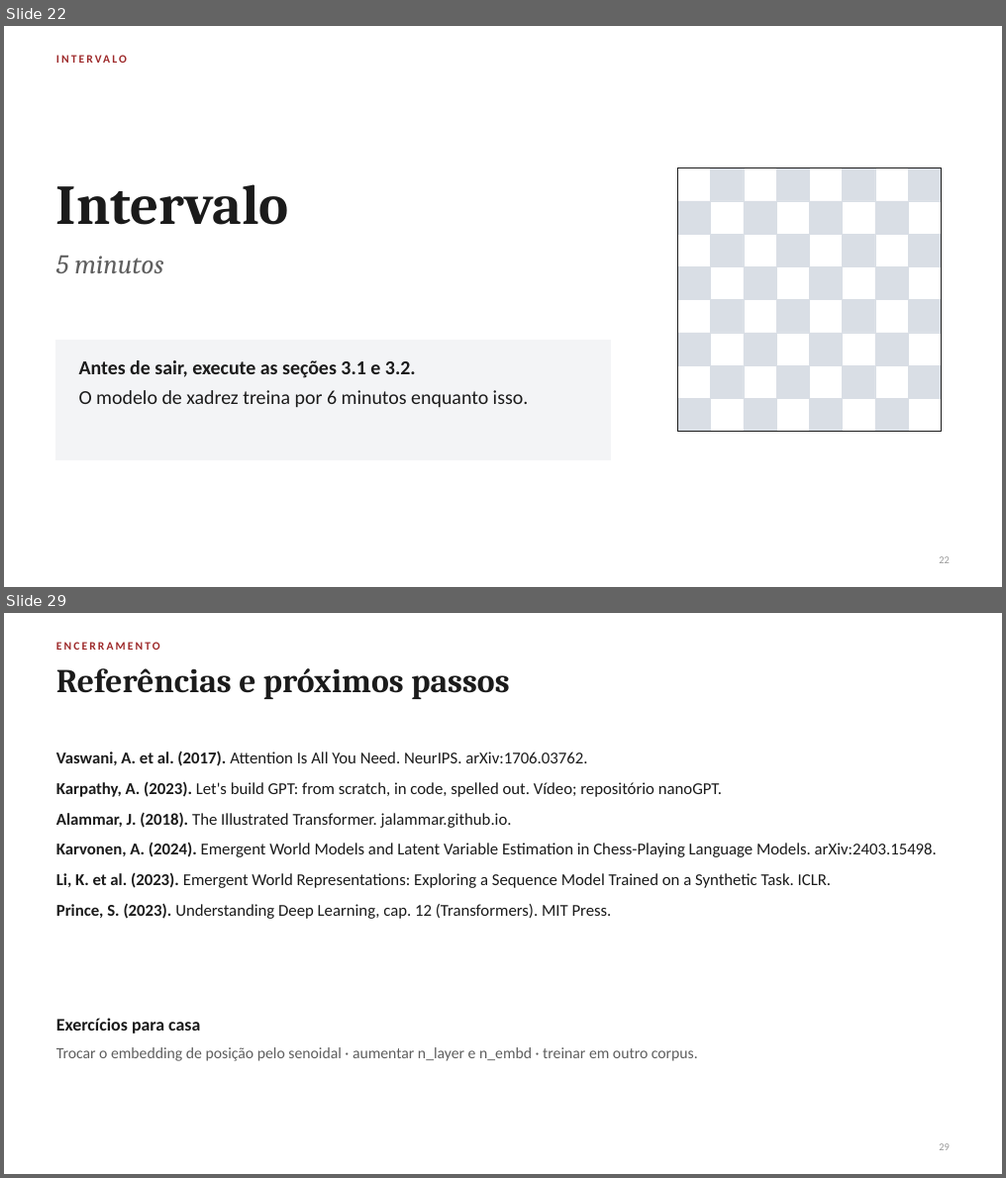
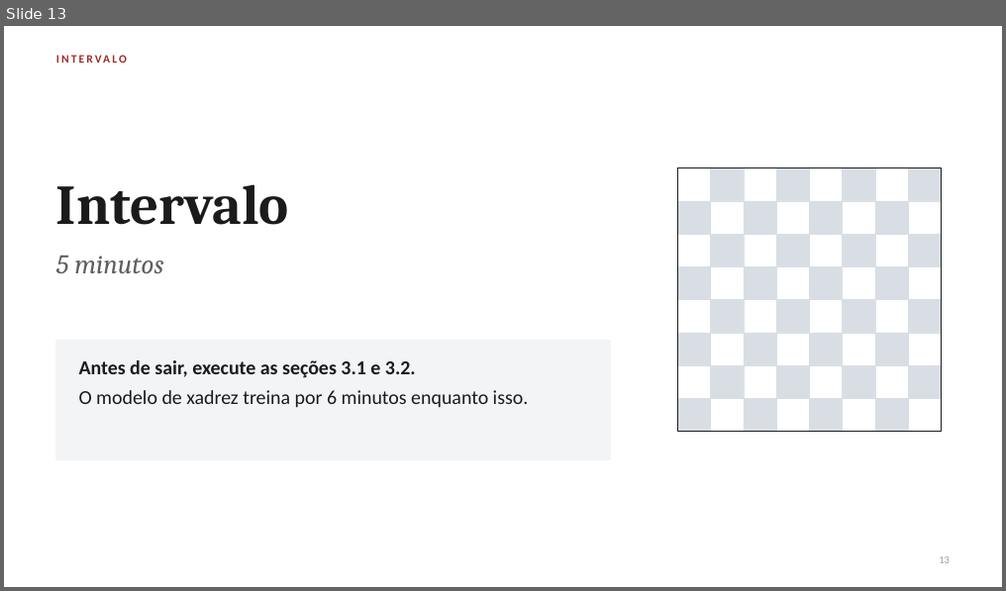
Before and after one commit to giovannibragasv/transformer-do-zero, a slide deck: slides/attention_workshop.pptx. Shown one above the other, each under a label of ours: slides 22 and 29 before the commit, slide 13 after it; the slides between them are not shown. The pictures are 1006x1178 and 1006x591 pixels, drawn with LibreOffice and Linux fonts; fonts in the diff are those of the drawing. Boxes give left, top, right and bottom in pixels: in the first picture for what was removed or moved away, otherwise in the second. Text is boxed around its words. In the diff, an @@ line names an element or a change of style, - is before the commit and + after.

Commit message:
Versão simplificada do workshop
Notebook com três exercícios (atenção, máscara causal e conexões residuais) e
textos mais curtos, sem a parte de matemática. Apresentação reduzida de 30
para 16 slides, só intuição, com uma única fórmula e o Transformer em um
diagrama.

```diff
--- a/slides/attention_workshop.pptx
+++ b/slides/attention_workshop.pptx
@@ slide 29 removed at (4,613,1002,1174), background #FFFFFF @@
@@ text removed at (56,642,160,650) @@
-ENCERRAMENTO
@@ text removed at (56,668,509,699) @@
-Referências e próximos passos
@@ text removed at (56,751,937,919) @@
-Vaswani, A. et al. (2017). Attention Is All You Need. NeurIPS. arXiv:1706.03762.
-Karpathy, A. (2023). Let's build GPT: from scratch, in code, spelled out. Vídeo; repositório nanoGPT.
-Alammar, J. (2018). The Illustrated Transformer. jalammar.github.io.
-Karvonen, A. (2024). Emergent World Models and Latent Variable Estimation in Chess-Playing Language Models. arXiv:2403.15498.
-Li, K. et al. (2023). Emergent World Representations: Exploring a Sequence Model Trained on a Synthetic Task. ICLR.
-Prince, S. (2023). Understanding Deep Learning, cap. 12 (Transformers). MIT Press.
@@ text removed at (56,1018,200,1034) @@
-Exercícios para casa
@@ text removed at (56,1048,698,1061) @@
-Trocar o embedding de posição pelo senoidal · aumentar n_layer e n_embd · treinar em outro corpus.
@@ text removed at (939,1144,949,1151) @@
-29
@@ what was slide 22 is now slide 13 @@
```
Also in this commit, not shown: 10 other slides changed, 5 slides added, 18 other slides removed, 20 other files.
